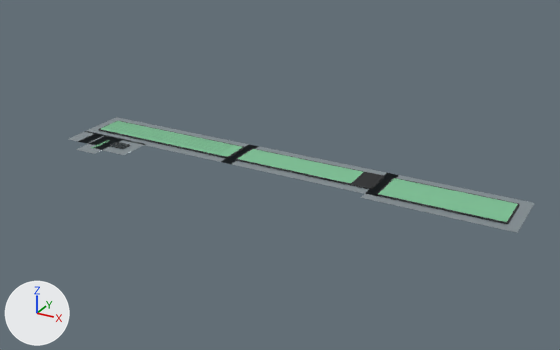
One commit to the Blender file blender/displays.blend: the scene before it, then after it.
The view is the same before and after, from a 50 mm camera at (52.2, -59.5, 27.7) aimed at (22.1, -4.8, 0.3). Lighting does not change. The marker at lower left points along +X, +Y and +Z. The picture after the commit comes second.

Names of what the first picture shows: 'Bezel.001', 'Bezel.002', 'Body', 'Catcher', 'Catcher.001', 'Catcher.002', 'Catcher.003', 'Catcher.004', 'Catcher.005', 'Catcher.006', 'Dots', 'Glass', 'Glass.001', 'Glass.002' and 1 more.
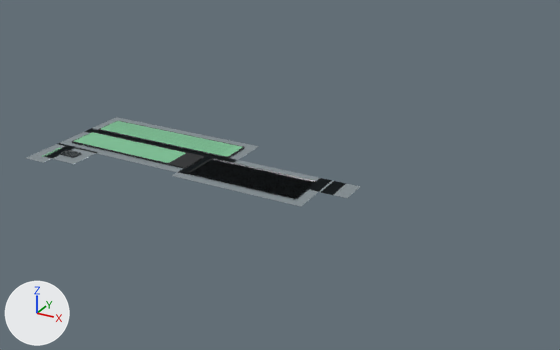
Changed parts and their boxes (x1, y1, x2, y2) in the pictures (560 x 350 px):
'Catcher.002', moved
    before: (361, 173, 534, 233)
    after: (172, 154, 332, 207)
'Glass.001', moved
    before: (238, 149, 363, 183)
    after: (74, 132, 186, 163)
'Glass.002', deleted (green)
    before: (379, 178, 518, 222)
'Catcher.001', moved
    before: (221, 144, 399, 196)
    after: (58, 128, 216, 174)
'Bezel.001', moved
    before: (236, 149, 384, 189)
    after: (72, 132, 204, 169)
'Inset', added (black)
    after: (188, 158, 317, 199)
'Catcher.006', moved
    before: (96, 137, 145, 155)
    after: (46, 146, 97, 164)
'Catcher.005', moved
    before: (76, 135, 122, 154)
    after: (26, 143, 76, 163)
'Catcher.004', moved
    before: (78, 133, 115, 145)
    after: (321, 181, 360, 198)
'Bezel.002', deleted
    before: (376, 178, 520, 224)
'Catcher.003', moved
    before: (69, 131, 102, 142)
    after: (307, 178, 333, 192)
'Body', moved
    before: (109, 142, 130, 149)
    after: (60, 150, 81, 158)

The edits, one by one:
Material 'Screen' (mat_screen) is new.
Its base color is (0.006, 0.009, 0.011) (black #12181b).
Its metallic is 0.25.
Its roughness is 0.3.
Mesh me_inset is new.
It has 72 vertices, 37 faces and spans x 0.0..11.0, y -4.0..0.0, z 0.0..0.1.
It uses material mat_screen (black #12181b).
Object 'Catcher.001' (ob_catcher_001) moves from (16.48, 0.0, 0.0) to (0.0, -3.9, 0.0).
Object 'Bezel.001' (ob_bezel_001) moves from (16.48, 0.0, 0.0) to (0.0, -3.9, 0.0).
Object 'Glass.001' (ob_glass_001) moves from (16.48, 0.0, 0.0) to (0.0, -3.9, 0.0).
Object 'Catcher.002' (ob_catcher_002) moves from (30.86, 0.0, 0.0) to (14.38, -3.9, 0.0).
Object 'Bezel.002' (ob_bezel_002) is deleted.
Object 'Glass.002' (ob_glass_002) is deleted.
Object 'Catcher.003' (ob_catcher_003) moves from (0.0, -4.76, 0.0) to (26.14, -3.9, 0.0).
Object 'Catcher.004' (ob_catcher_004) moves from (1.33, -4.76, 0.0) to (27.48, -3.9, 0.0).
Object 'Catcher.005' (ob_catcher_005) moves from (2.67, -4.76, 0.0) to (0.0, -8.67, 0.0).
Object 'Catcher.006' (ob_catcher_006) moves from (3.81, -4.76, 0.0) to (1.14, -8.67, 0.0).
Object 'Body' (ob_body) moves from (3.81, -4.76, 0.0) to (1.14, -8.67, 0.0).
Object 'Inset' (ob_inset) is new; it shows me_inset.
Its location is (14.38, -3.9, 0.0).
